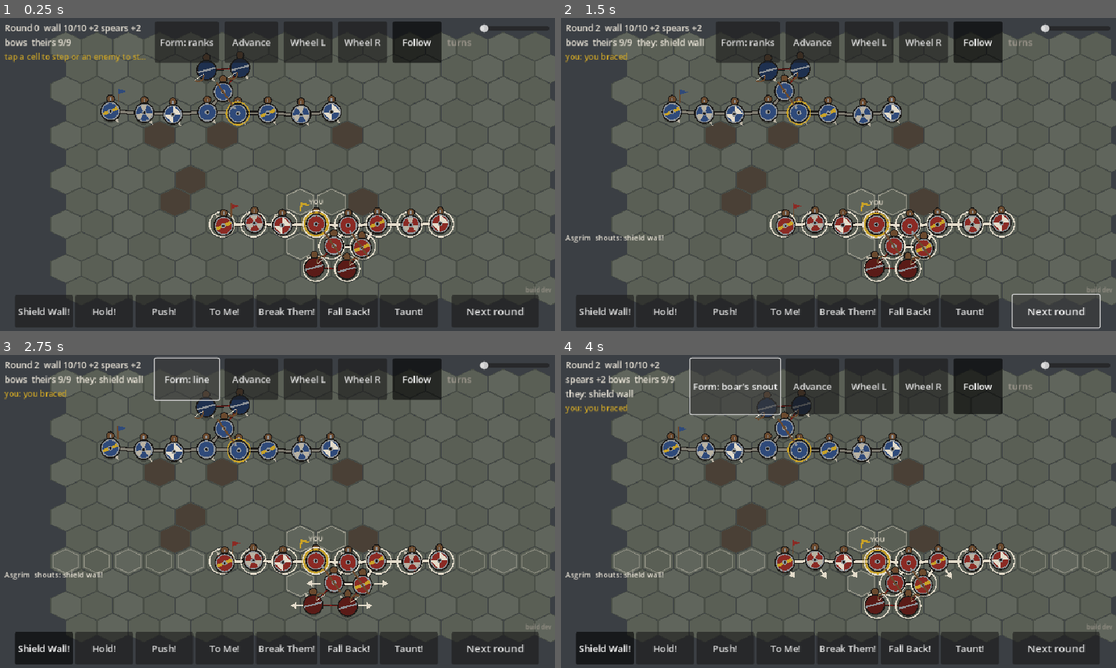
Above: before the commit, frames 1-4 (two rows, left to right).
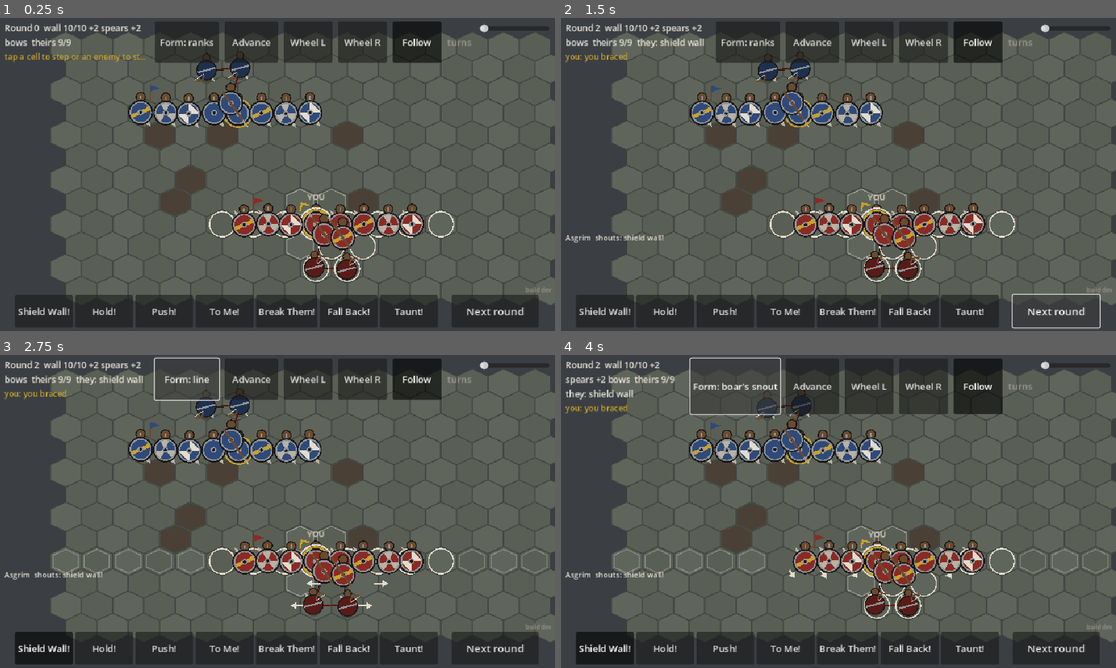
Above: after the commit, the same moments.

Repository: UnlikelyContact/Ringgiver
Game: Godot game, scene res://view/main.tscn
The game is run twice, just before and just after one commit, with the same random seed, the same clock (stepped at 60 frames per second) and the same inputs.
Inputs:
- Up to frame 1 (0.25 s): no input
- Up to frame 2 (1.5 s): click "Next round" at 0.5 s; click "Next round" at 1.25 s
- Up to frame 3 (2.75 s): click "Form: ranks" at 2 s
- Up to frame 4 (4 s): click "Form: line" at 2.75 s; click "Form: bows behind" at 3.5 s

The runs differ from the first frame. In frame 1, 7.0% of the frame differs, in the area x 18-82%, y 18-78%; in frame 2, 7.0%; in frame 3, 7.0%; in frame 4, 7.0%, in the area x 17-82%, y 17-78%.

Commit message:
Men in a wall draw in tight: shields overlap on screen while the hex stays the slot
Each wall member is pulled toward his leader on the screen, twelve pixels
a link up to forty-eight, with a bigger shield set steadier, so locked
shields overlap and the line reads as a wall; the hex remains his slot in
the rules. The walls close up as they form and open out as they break,
settling after each round's beats.

Co-Authored-By: Claude Fable 5.1 <noreply@anthropic.com>
Claude-Session: https://claude.ai/code/session_01P5EsvQHo48suzdDpxkAELG

Diff:
--- a/game/view/battle_view.gd
+++ b/game/view/battle_view.gd
@@ -48,10 +48,13 @@
 	for w in battle.warriors:
 		var t := Token.new()
 		t.setup(w, rules, w == player)
-		t.position = Iso.to_screen(w.pos) + Iso.jitter(w.id)
 		add_child(t)
 		tokens[w] = t
 		_by_name[w.display_name] = w
+	# The walls as deployed draw closed up from the first frame.
+	_compute_tighten()
+	for w in tokens:
+		(tokens[w] as Token).position = _spot(w, w.pos)
 	clock = pulse_seconds
 	queue_redraw()
 
@@ -145,6 +148,69 @@
 		await get_tree().create_timer(seconds * anim_scale).timeout
 
 
+## How far a man in a wall draws in toward his leader, per link of the
+## chain, so locked shields overlap on the screen while the hex stays his
+## slot in the rules. The wall closes up as it forms and opens as it breaks.
+const WALL_TIGHTEN := 12.0
+const WALL_TIGHTEN_MAX := 48.0
+var _tighten := {}  # Warrior -> Vector2 pull toward the leader, recomputed each round
+
+
+## Where a man is drawn: his cell, his own small jitter, and his pull into
+## the wall if he stands in one.
+func _spot(w: Warrior, cell: Vector2i) -> Vector2:
+	var base := Iso.to_screen(cell)
+	var pull: Vector2 = _tighten.get(w, Vector2.ZERO)
+	var jitter := Iso.jitter(w.id) * (0.35 if pull != Vector2.ZERO else 1.0)
+	return base + jitter + pull
+
+
+## Recomputes every man's pull into his wall from the battle as it stands:
+## breadth-first from each leader, each link draws WALL_TIGHTEN pixels
+## further in, toward the leader's cell.
+func _compute_tighten() -> void:
+	_tighten.clear()
+	for side in 2:
+		var leader := battle.leader_of(side)
+		if leader == null:
+			continue
+		var members := battle.wall_members(side)
+		if members.size() < 2:
+			continue
+		var depth := {leader: 0}
+		var queue: Array[Warrior] = [leader]
+		while not queue.is_empty():
+			var m: Warrior = queue.pop_front()
+			for n in battle.grid.line_neighbors(m):
+				if members.has(n) and not depth.has(n):
+					depth[n] = depth[m] + 1
+					queue.append(n)
+		var centre := Iso.to_screen(leader.pos)
+		for m in members:
+			if not depth.has(m) or m == leader:
+				continue
+			var toward := centre - Iso.to_screen(m.pos)
+			if toward.length() < 1.0:
+				continue
+			_tighten[m] = toward.normalized() * minf(WALL_TIGHTEN * depth[m], WALL_TIGHTEN_MAX)
+		for m in members:
+			if tokens.has(m):
+				(tokens[m] as Token).set_locked(true)
+	for w in battle.warriors:
+		if tokens.has(w) and not _tighten.has(w) and not (battle.leader_of(w.side) == w and battle.wall_members(w.side).size() >= 2):
+			(tokens[w] as Token).set_locked(false)
+
+
+## After the beats: the walls close up or open out to where they now stand.
+func _settle(seconds: float) -> void:
+	_compute_tighten()
+	var now := {}
+	for w in battle.warriors:
+		now[w] = w.pos
+	if _tween_to(now, seconds):
+		await _wait(seconds)
+
+
 func _tween_to(positions: Dictionary, seconds: float) -> bool:
 	var any := false
 	var tween: Tween = null
@@ -152,7 +218,7 @@
 		if not tokens.has(w) or w.fled:
 			continue
 		var t: Token = tokens[w]
-		var target := Iso.to_screen(positions[w]) + Iso.jitter(w.id)
+		var target := _spot(w, positions[w])
 		if t.position.distance_to(target) < 0.5:
 			continue
 		any = true
@@ -233,6 +299,7 @@
 			t.visible = false
 		t.set_tense(w.is_active() and not battle.grid.adjacent_warriors(w.pos, 1 - w.side).is_empty())
 		t.queue_redraw()
+	await _settle(0.3)
 	animating = false
 	queue_redraw()
 
@@ -552,8 +619,8 @@
 		for n in battle.grid.line_neighbors(w):
 			if n.id < w.id or n.broken:
 				continue
-			var a := Iso.to_screen(w.pos) + Iso.jitter(w.id)
-			var b := Iso.to_screen(n.pos) + Iso.jitter(n.id)
+			var a := _spot(w, w.pos)
+			var b := _spot(n, n.pos)
 			var locked := w.shield_usable() and n.shield_usable()
 			if not locked:
 				# Linked but not locked: a shield is gone here. A thin dark
--- a/game/view/token.gd
+++ b/game/view/token.gd
@@ -18,6 +18,7 @@
 var _phase := 0.0
 var _sway := Vector2.ZERO
 var _tense := false
+var _locked := false  # in a wall: a bigger shield set tight, and less sway
 
 const R := 15.0
 
@@ -39,7 +40,7 @@
 		return
 	# Sway: slow and small at rest, quicker and a little wider when tense.
 	var speed := 3.2 if _tense else 1.4
-	var amp := 1.6 if _tense else 1.0
+	var amp := (1.6 if _tense else 1.0) * (0.6 if _locked else 1.0)
 	_phase += delta * speed
 	var s := Vector2(sin(_phase) * amp, sin(_phase * 1.7 + 0.8) * amp * 0.6)
 	if (s - _sway).length() > 0.15 or flash > 0.0:
@@ -49,6 +50,12 @@
 
 func set_tense(t: bool) -> void:
 	_tense = t
+
+
+func set_locked(l: bool) -> void:
+	if l != _locked:
+		_locked = l
+		queue_redraw()
 
 
 func hit(color: Color) -> void:
@@ -66,7 +73,7 @@
 	var side := Palette.side_color(warrior.side)
 	# Ground shadow stays put; the man sways above it.
 	draw_circle(Vector2(0, 6), R * 0.9, Color(0, 0, 0, 0.25))
-	draw_set_transform(_sway, 0.0, Vector2.ONE)
+	draw_set_transform(_sway, 0.0, Vector2.ONE * (1.22 if _locked else 1.0))
 	var f := Iso.to_screen_f(Vector2(warrior.facing)).normalized()
 	var tip := f * (R + 9)
 	var side_v := Vector2(-f.y, f.x) * 5
Not shown, changed: docs/design/concept.md
